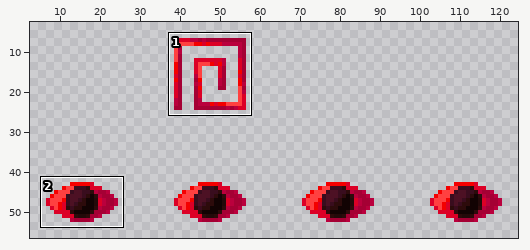
A sprite sheet gets an edit: assets/aether_legacy/textures/bosses/slider/slider_awake_critical_glow.png. The first picture is a wide view before the edit; the outline marks the close-up.
Close-up. Before the commit:
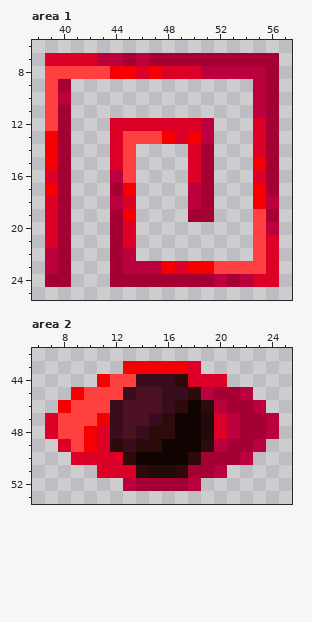
The file is 128x64 pixels. Shown: area 1: x 38..57, y 6..25; area 2: x 6..25, y 42..53. The wide view leaves out empty margins. The commit also changed other parts of the picture, which this record leaves out.
Once edited:
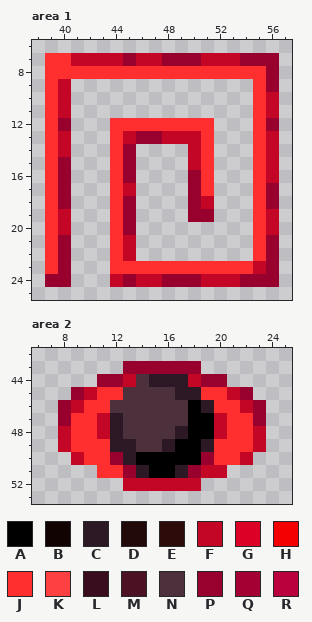
Palette (. is transparent): A #000000  B #120303  C #2d1826  D #230a0a  E #2d0b0b  F #c30626  G #dc0026  H #f40000  J #ff2f2f  K #ff4040  L #390d1e  M #4d1124  N #4c303c  P #98002e  Q #a50034  R #ba003d
Changes in this commit:
Changed rows in their new state; - is an unchanged pixel.
Area 1:
first column x 39:
 7 JJFFFFPFFPPPFFFPPP
 8 JJJJJJJJJJJJJJJJJP
 9 JF--------------JP
10 JF--------------JF
11 JF--------------JF
12 JP---JJJJJJJJ---JP
13 JF---JFPPFFFJ---JF
14 JF---JP----FJ---JF
15 JP---JP----FJ---JF
16 JP---JP----PJ---JF
17 JP---JF----PJ---JP
18 JP---JP----PF---JP
19 JF---JP----PP---JF
20 JF---JP---------JF
21 JP---JF---------JP
22 JP---JF---------JP
23 JP---JJJJJJJJJJJFP
24 PP---FPFFPPPFFFPPP
Area 2:
first column x 7:
43 ------PPPPPP------
44 ----PPFNCCCFPP----
45 --PFJJNNNNCCJJFP--
46 -PFJJNNNNNNACJJFP-
47 .PJJFCNNNNNAAFJJP.
48 .FJJFCNNNNCAAFJJF.
49 -FJJJCCNNCAACJJJF-
50 --FJJPCAAAAAPJJF--
51 ----JJPCAACPFF----
52 ------FFFFFF------
Pixel boxes of the changes (left, top, right, bottom) in both close-ups:
changed: (45, 53, 279, 287)
changed: (45, 361, 279, 491)
